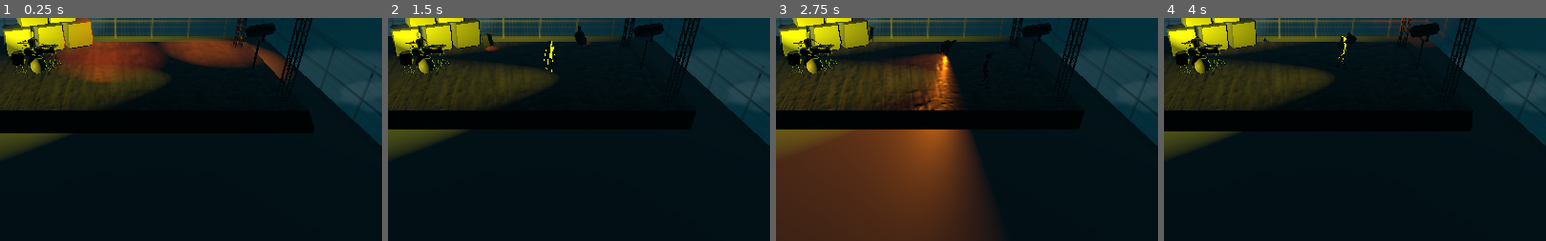
Above: before the commit, frames 1-4 (left to right).
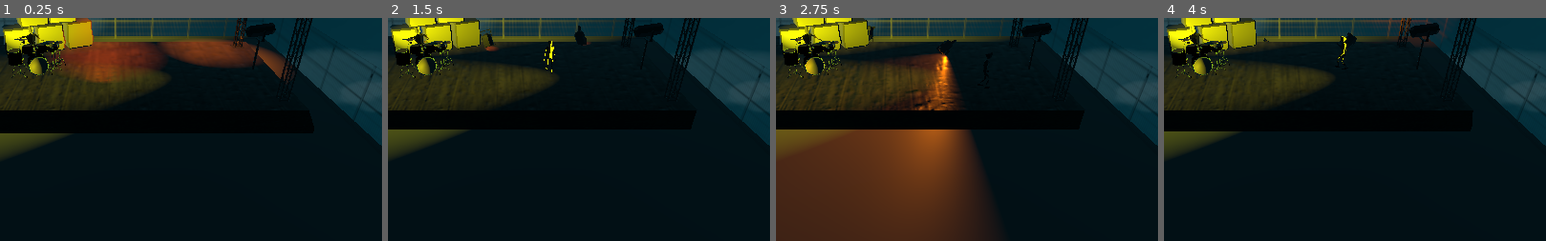
Above: after the commit, the same moments.

Repository: MartiniMoe/WubbaLubbaDubDub
Game: Godot game, scene res://scenes/Main.tscn
The game is run twice, just before and just after one commit, with the same random seed, the same clock (stepped at 60 frames per second) and the same inputs.
Inputs:
- Up to frame 1 (0.25 s): no input
- Up to frame 2 (1.5 s): hold Right (ui_right) 0.53-1.28 s; tap Space (ui_select) at 0.77 s; hold Down (ui_down) from 1.28 s (still down)
- Up to frame 3 (2.75 s): tap Space (ui_select) at 1.52 s; release Down (ui_down) at 2.03 s; hold Right (ui_right) from 2.03 s (still down)
- Up to frame 4 (4 s): release Right (ui_right) at 2.78 s; hold Up (ui_up) 2.78-3.53 s; tap Space (ui_select) at 3.02, 3.77 s; hold Left (ui_left) from 3.53 s (still down)
The pictures show only the part of the screen within x 35-85%, y 29-79%; the shares and areas given below are measured in that part.

The runs differ from the first frame. In frame 1, 1.0% of the frame differs, in the area x 2-18%, y 3-27%; in frame 2, 0.9%; in frame 3, 0.9%; in frame 4, 0.9%.

Commit message:
grow drummer

Diff:
--- a/godot_project/scenes/Main.tscn
+++ b/godot_project/scenes/Main.tscn
@@ -102,7 +102,7 @@
 
 [node name="Drummer" parent="." instance=ExtResource( 10 )]
 
-transform = Transform( 0.88611, 0, 0.809203, 0, 1.2, 0, -0.809203, 0, 0.88611, -5.95118, -4.97953, -0.956519 )
+transform = Transform( 1.03379, 0, 0.94407, 0, 1.4, 0, -0.94407, 0, 1.03379, -5.95118, -4.97953, -0.956519 )
 _sections_unfolded = [ "Transform" ]
 
 [node name="Floor" parent="." instance=ExtResource( 11 )]
